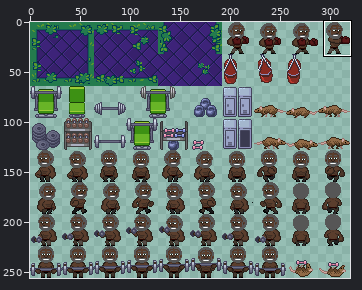
Sprite sheet -- src/008.png. The first picture is a wide view before the edit; the outline marks the close-up.
Close-up. Before:
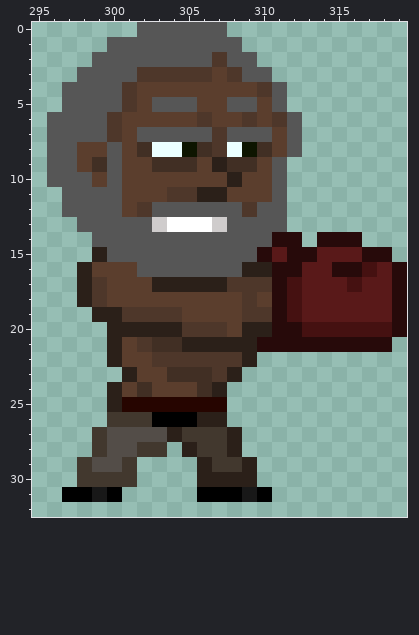
The file is 320x256 pixels. Colours within 5 levels of each other are drawn and written as one. Shown: x 295..319, y 0..32. The commit also changed other parts of the picture, which this record leaves out.
The result:
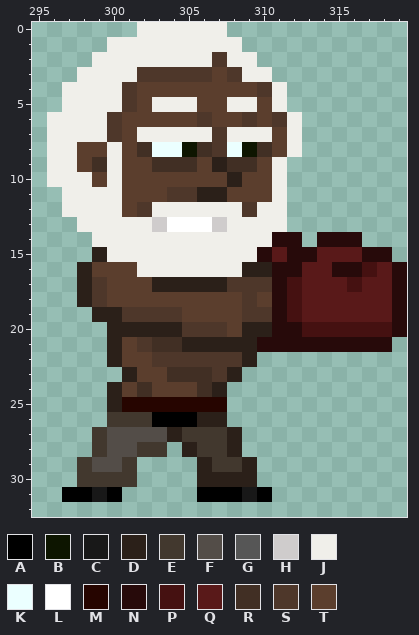
Palette (. is transparent): A #000000  B #0d1500  C #181818  D #2b2019  E #42382e  F #534d48  G #565656  H #cfcccc  J #f0efea  K #ebffff  L #ffffff  M #260500  N #270a0a  P #451111  Q #591919  R #412f24  S #4e372a  T #5b3e2d
Difference:
@@ x 295..319 @@
- 0 .......GGGGGG............
- 1 .....GGGGGGGGG...........
- 2 ....GGGGGGGGSGG..........
- 3 ...GGGGSSSSSTSGG.........
- 4 ..GGGGSTTTTTTTTSG........
- 5 ..GGGGSTGGGTTGGTG........
- 6 .GGGGSTTTTTSTTSTSG.......
- 7 .GGGGSTGGGGGSGGGTG.......
- 8 .GGTTGTRKKBRSKBRTG.......
- 9 .GGTRGTTRRRTDRRTG........
-10 .GGGTGTTTTTTTDTTG........
-11 ..GGGGTTTSSDDTTTG........
-12 ..GGGGTSGGGGGGSGG........
-13 ...GGGGGHLLLHGGGG........
-14 ....GGGGGGGGGGGGNN.NNN...
-15 ....DGGGGGGGGGGNQNNQQQNN.
-16 ...DTTTGGGGGGGDDNNQQNNPQN
+ 0 .......JJJJJJ............
+ 1 .....JJJJJJJJJ...........
+ 2 ....JJJJJJJJSJJ..........
+ 3 ...JJJJSSSSSTSJJ.........
+ 4 ..JJJJSTTTTTTTTSJ........
+ 5 ..JJJJSTJJJTTJJTJ........
+ 6 .JJJJSTTTTTSTTSTSJ.......
+ 7 .JJJJSTJJJJJSJJJTJ.......
+ 8 .JJTTJTRKKBRSKBRTJ.......
+ 9 .JJTRJTTRRRTDRRTJ........
+10 .JJJTJTTTTTTTDTTJ........
+11 ..JJJJTTTSSDDTTTJ........
+12 ..JJJJTSJJJJJJSJJ........
+13 ...JJJJJHLLLHJJJJ........
+14 ....JJJJJJJJJJJJNN.NNN...
+15 ....DJJJJJJJJJJNQNNQQQNN.
+16 ...DTTTJJJJJJJDDNNQQNNPQN
 17 ...DSTTTDDDDDSSSNPQQQPQQN
Boxes around the changes in both close-ups, in picture pixels (x1, y1, x2, y2):
changed: (47, 22, 302, 277)
